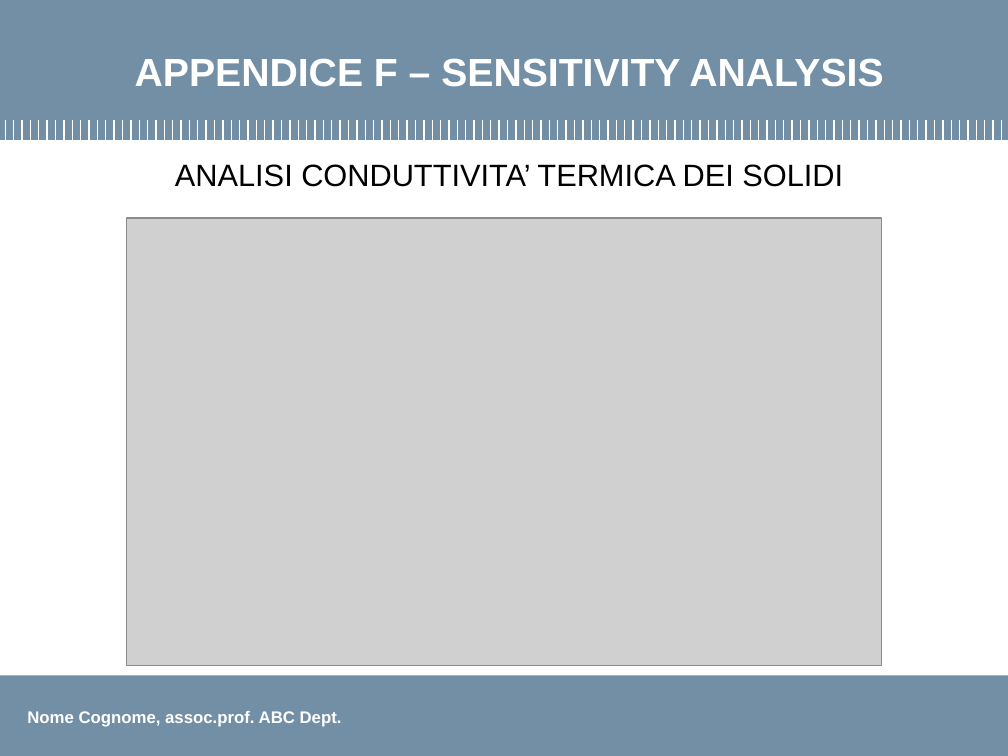
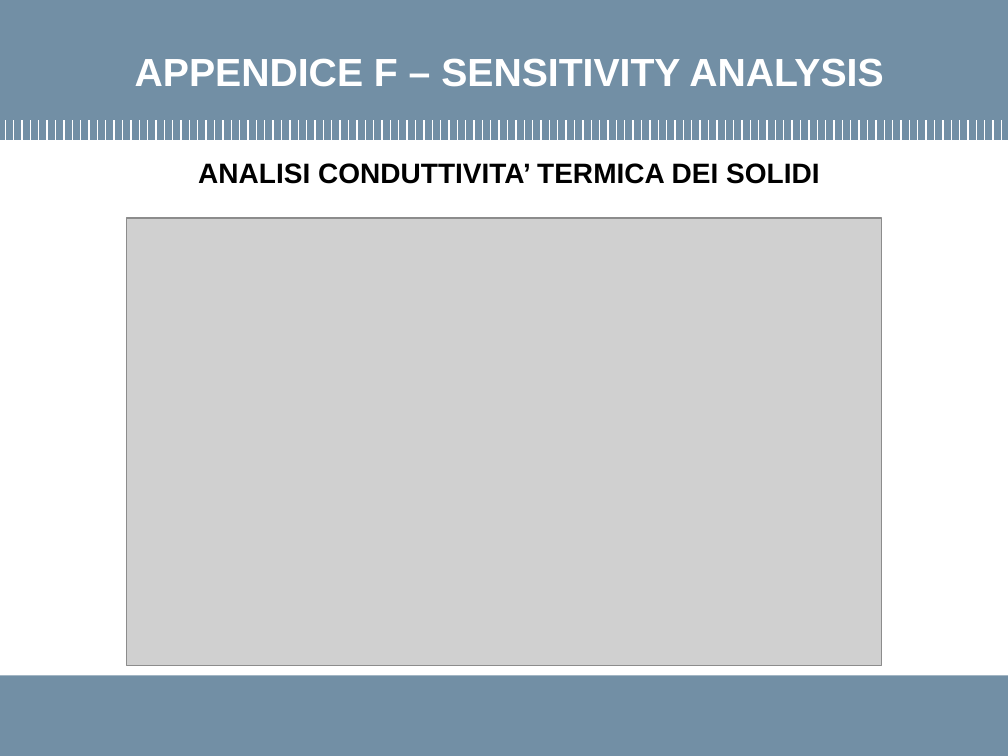
Before and after one commit to LorenzoMazzocco/Progetto-di-laurea-RELAP5, a slide deck: slide 32 of Presentazione.pptx (slide 31 before the commit). Drawn at 1008x756 pixels with LibreOffice and Linux fonts; fonts in the diff are those of the drawing; grey boxes stand for pictures; background and template pictures are left out. Boxes give left, top, right and bottom in pixels: in the first picture for what was removed or moved away, otherwise in the second. Text is boxed around its words. In the diff, an @@ line names an element or a change of style, - is before the commit and + after.

```diff
--- a/Presentazione.pptx
+++ b/Presentazione.pptx
@@ text "ANALISI CONDUTTIVITA’ TERMICA DEI SOLIDI" at (198, 163, 819, 184): size 22 to 20 pt, bold on @@
@@ rectangle added at (17, 695, 376, 746), fill #728FA5 @@
```
Also in this commit, not shown: 10 other slides changed, 4 slides added, 3 slides removed, 5 other files.
